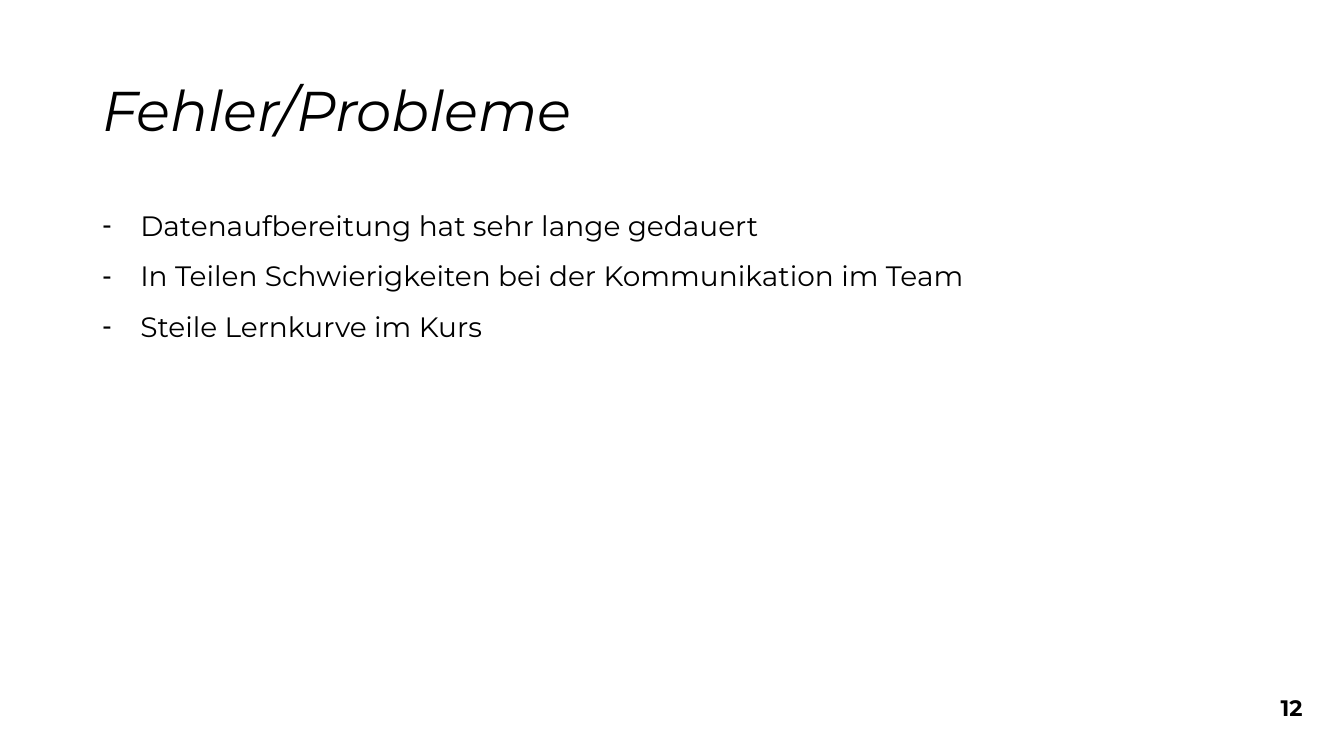
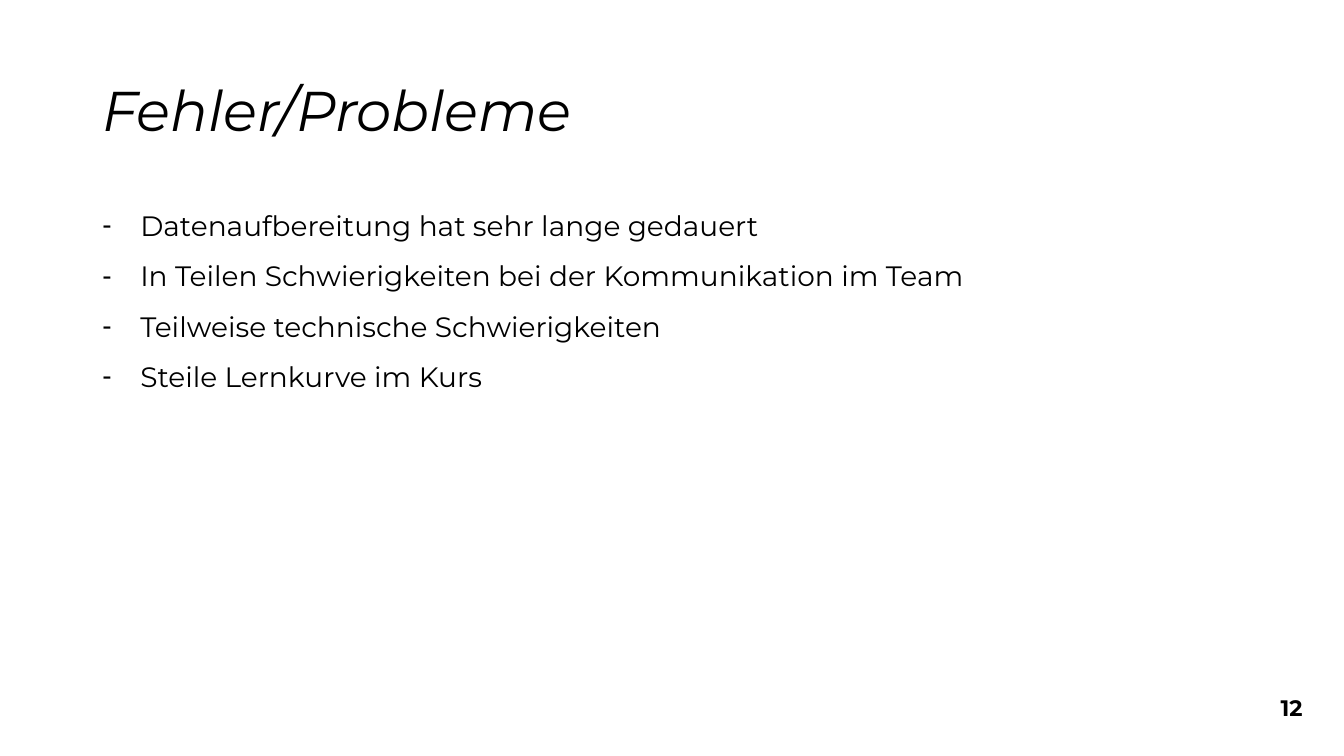
Before and after one commit to snw7/OC1-team-1, a slide deck: slide 14 of praesentation/abschluss-praesentation.pptx. Drawn at 1344x756 pixels with LibreOffice and Linux fonts; fonts in the diff are those of the drawing. Boxes give left, top, right and bottom in pixels: in the first picture for what was removed or moved away, otherwise in the second. Text is boxed around its words. In the diff, an @@ line names an element or a change of style, - is before the commit and + after.

Commit message:
Update 2

```diff
--- a/praesentation/abschluss-praesentation.pptx
+++ b/praesentation/abschluss-praesentation.pptx
@@ text at box(140, 316, 661, 343): paragraph added @@
+– Teilweise technische Schwierigkeiten
```
Also in this commit, not shown: 3 other slides changed.
